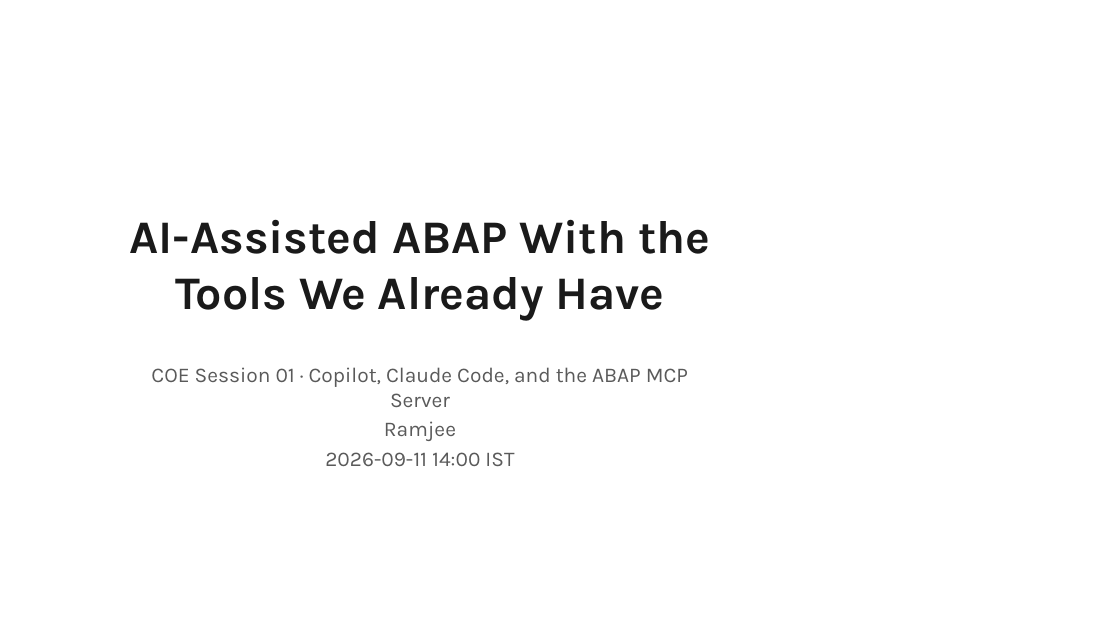
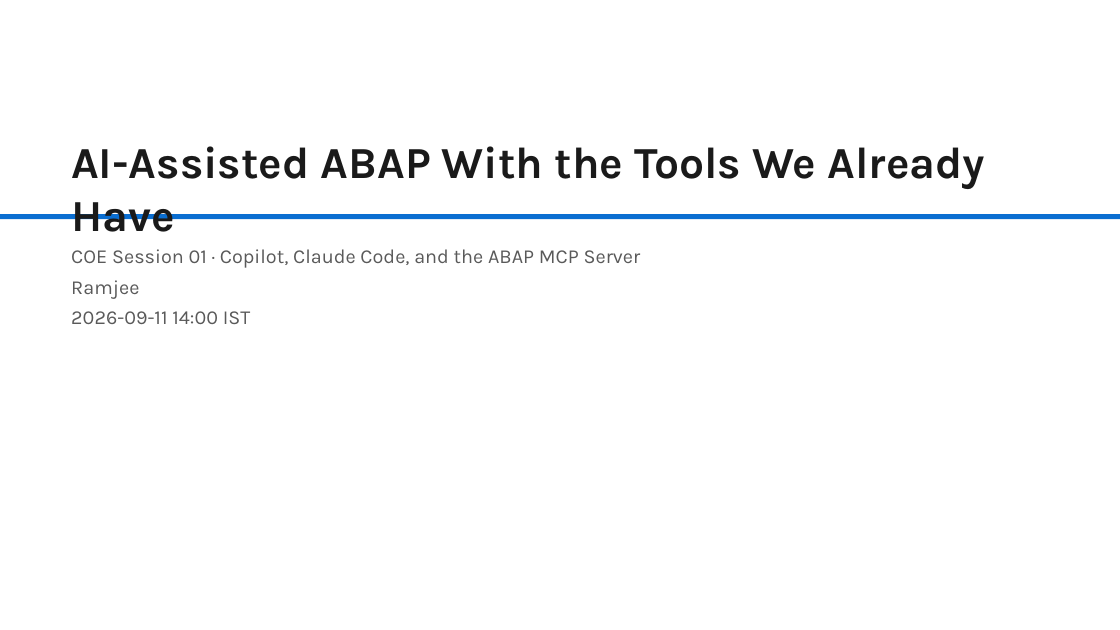
Before and after one commit to RJTechRamjee/sap-technical-assets, a slide deck: slide 1 of docs/coe-sessions/decks/COE-S01_2026-09-11_ai-assisted-abap.pptx. Drawn at 1120x630 pixels with LibreOffice and Linux fonts; fonts in the diff are those of the drawing. Boxes give left, top, right and bottom in pixels: in the first picture for what was removed or moved away, otherwise in the second. Text is boxed around its words. In the diff, an @@ line names an element or a change of style, - is before the commit and + after.

```diff
--- a/docs/coe-sessions/decks/COE-S01_2026-09-11_ai-assisted-abap.pptx
+++ b/docs/coe-sessions/decks/COE-S01_2026-09-11_ai-assisted-abap.pptx
@@ text "AI-Assisted ABAP With the Tools ...": place and size @@
-text "AI-Assisted ABAP With the Tools ..." at bbox=[130, 219, 710, 321]
+text "AI-Assisted ABAP With the Tools ..." at bbox=[71, 146, 985, 232]
@@ text "AI-Assisted ABAP With the Tools ..." at bbox=[71, 146, 985, 232]: size 40 to 38 pt; alignment centre to left; vertical alignment middle to top @@
@@ rectangle added at bbox=[0, 214, 1120, 219], fill #0A6ED1 @@
@@ text "COE Session 01 · Copilot, ...": place and size @@
-text "COE Session 01 · Copilot, ..." at bbox=[151, 367, 688, 466]
+text "COE Session 01 · Copilot, ..." at bbox=[71, 249, 641, 324]
@@ text "COE Session 01 · Copilot, ..." at bbox=[71, 249, 641, 324]: size 18 to 17 pt; alignment centre to left; more space between paragraphs @@
```
Also in this commit, not shown: 14 other slides changed.
